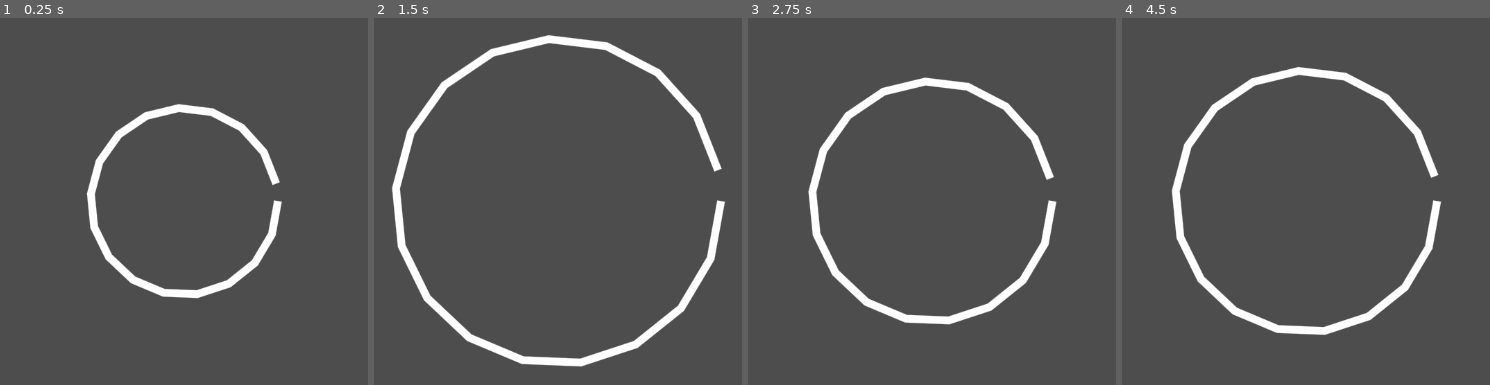
Above: before the commit, frames 1-4 (left to right).
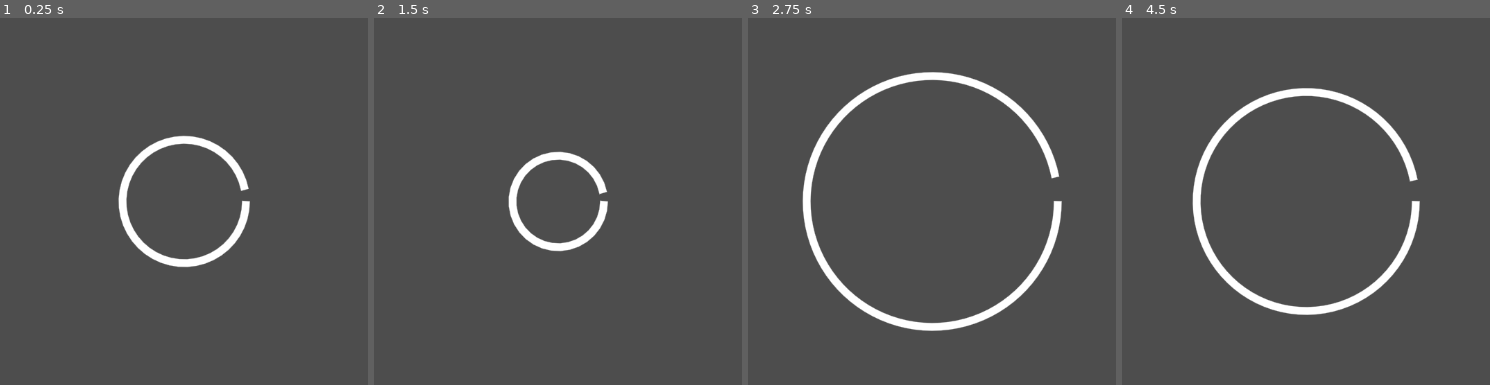
Above: after the commit, the same moments.

Repository: LettucePie/october
Game: Godot game, scene res://game.tscn
Same seed, same stepped clock (60 frames per second), same inputs: the game is played once before the commit and once after it.
Inputs:
- Up to frame 1 (0.25 s): no input
- Up to frame 2 (1.5 s): no input
- Up to frame 3 (2.75 s): no input
- Up to frame 4 (4.5 s): no input

The runs differ from the first frame. In frame 1, 6.1% of the frame differs, in the area x 23-77%, y 23-77%; in frame 2, 8.1%; in frame 3, 8.1%; in frame 4, 9.4%, in the area x 13-87%, y 13-87%.

Commit message:
added segment smoothing, discovered issue with tapering edge of ring cutout

Diff:
--- a/ring.gd
+++ b/ring.gd
@@ -3,29 +3,27 @@
 
 const RADIUS_MIN : float = 20
 const RADIUS_MAX : float = 250
+const SEG_MIN : int = 10
+const SEG_MAX : int = 125
 
 @export var offset : Vector2 = Vector2.ZERO
 @export var radius : float = clampf(20, RADIUS_MIN, RADIUS_MAX)
+@export var segments : int = 10
 @export var color : Color = Color.WHITE
 @export var width : float = 10.0
 
 ## Testing
-var grow : float = 2.0
-
-
-func _clean_scale():
-	pass
+var grow : float = 1.2
 
 
 func _process(delta: float) -> void:
 	var radius_percent = inverse_lerp(RADIUS_MIN, RADIUS_MAX, radius)
 	radius_percent = clamp(radius_percent + grow * delta, 0.0, 1.0)
 	radius = lerpf(RADIUS_MIN, RADIUS_MAX, radius_percent)
-	if radius_percent >= 1.0 and grow > 0.0:
-		grow = -2.0
-	elif radius_percent <= 0.0 and grow < 0.0:
-		grow = 2.0
-	_clean_scale()
+	if (radius_percent >= 1.0 and grow > 0.0) \
+	or (radius_percent <= 0.0 and grow < 0.0):
+		grow *= -1.0
+	segments = roundi(lerp(SEG_MIN, SEG_MAX, radius_percent))
 	queue_redraw()
 
 
@@ -36,7 +34,7 @@
 		radius,
 		0,
 		PI * 2 - PI / 16,
-		18,
+		segments,
 		color,
 		width,
 		true
